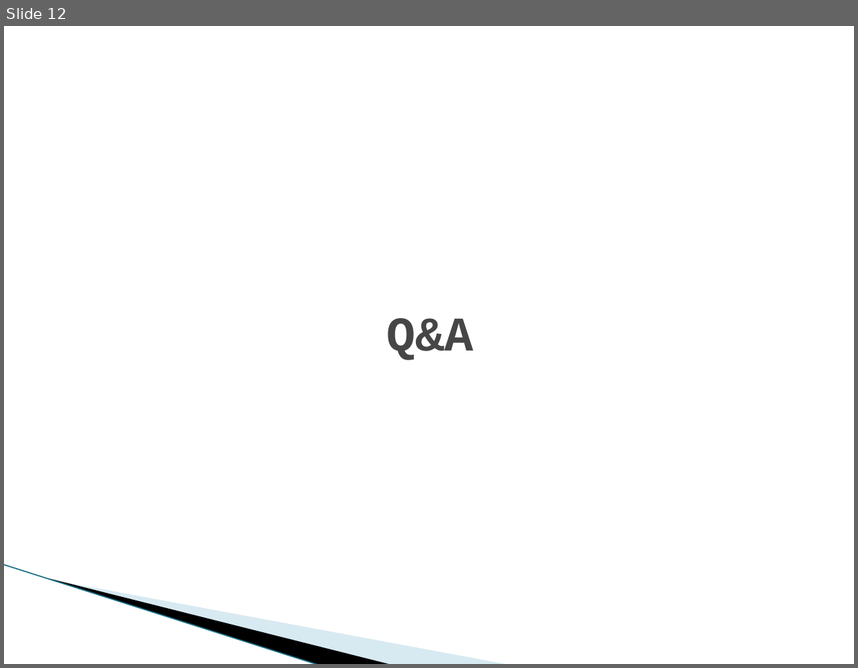
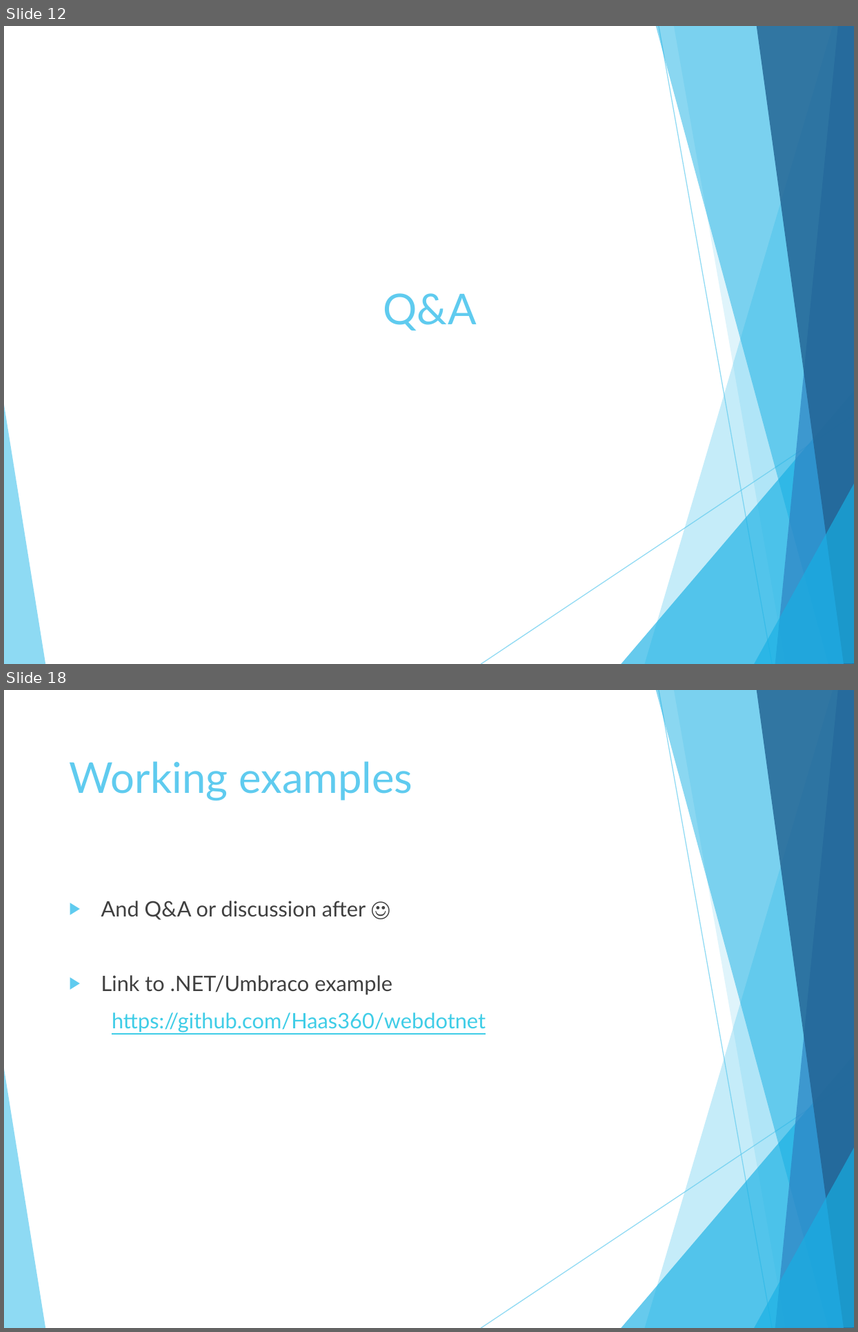
Before and after one commit to Haas360/SOLID-examples, a slide deck: SOLID principles.pptx. Shown one above the other, each under a label of ours: slide 12 before the commit, slides 12 and 18 after it; the slides between them are not shown. The pictures are 858x668 and 858x1332 pixels, drawn with LibreOffice and Linux fonts; fonts in the diff are those of the drawing; background and template pictures are left out. Boxes give left, top, right and bottom in pixels: in the first picture for what was removed or moved away, otherwise in the second. Text is boxed around its words. In the diff, an @@ line names an element or a change of style, - is before the commit and + after.

```diff
--- a/SOLID principles.pptx
+++ b/SOLID principles.pptx
@@ slide 18 added at [4, 690, 854, 1328], background #FFFFFF; not listed: 10 template elements that a slide beside it also shows @@
@@ title added at [69, 761, 412, 800], 36 pt, text #5FCBEF @@
+Working examples
@@ text added at [101, 900, 486, 1032], 18 pt, text #404040 @@
+▶ And Q&A or discussion after ☺
+▶ Link to .NET/Umbraco example
+https://github.com/Haas360/webdotnet
@@ slide 12 changed as well @@
@@ title "Q&A" at [383, 293, 477, 330]: size 41 to 36 pt, font Courier New to Lato, text colour #464646 to #5FCBEF, bold off; vertical alignment middle to top @@
@@ group added at [4, 26, 854, 664]: 8 freeform shapes, 2 lines @@
@@ line removed from (4, 564) to (319, 664) @@
@@ freeform shape removed at [49, 578, 392, 664] @@
@@ freeform shape removed at [51, 579, 510, 664] @@
```
Also in this commit, not shown: 11 other slides changed, 5 other slides added, 3 other files.
